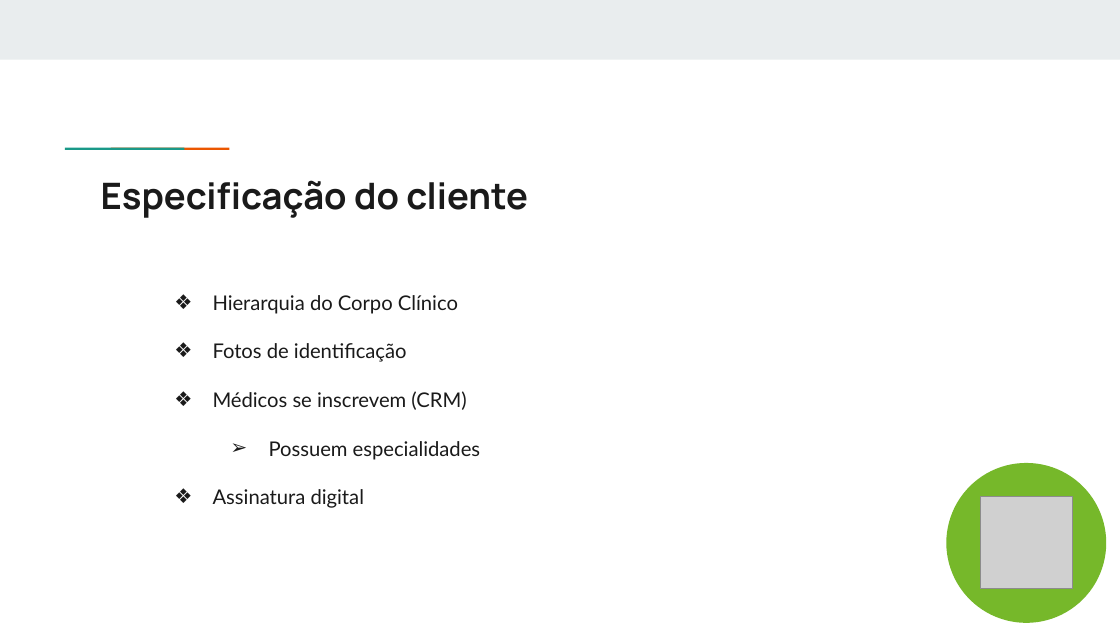
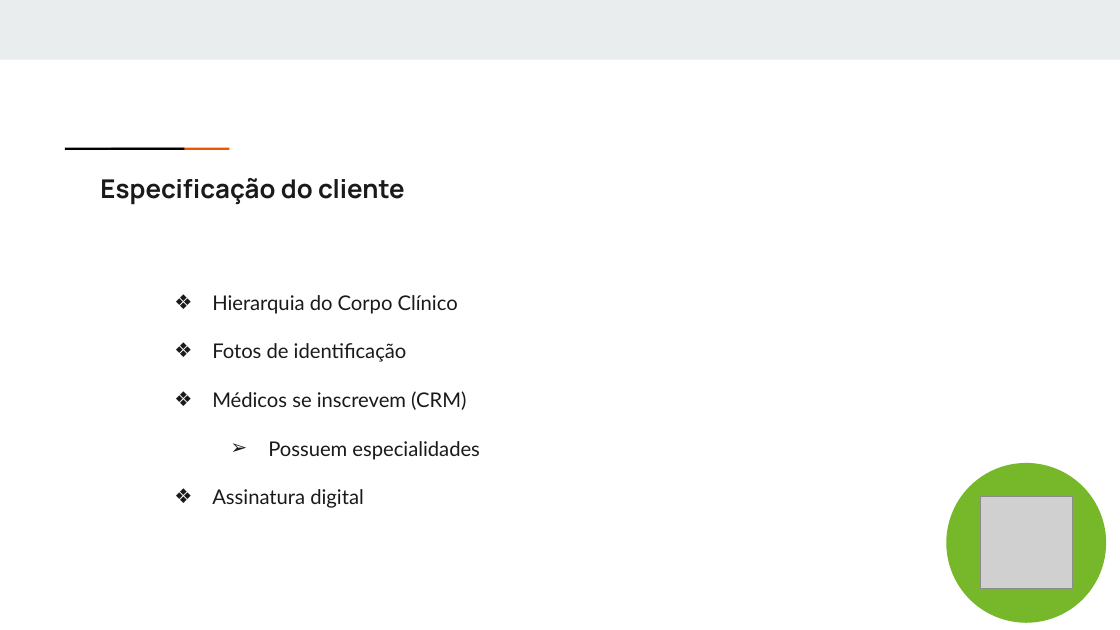
Before and after one commit to ICEI-PUC-Minas-PPLES-TI/plf-es-2021-2-ti4-0658100-corpoclinico, a slide deck: slide 5 of Divulgacao/Apresentacao/Sprint 05 - Apresentação Final.pptx. Drawn at 1120x630 pixels with LibreOffice and Linux fonts; fonts in the diff are those of the drawing; grey boxes stand for pictures. Boxes give left, top, right and bottom in pixels: in the first picture for what was removed or moved away, otherwise in the second. Text is boxed around its words. In the diff, an @@ line names an element or a change of style, - is before the commit and + after.

```diff
--- a/Divulgacao/Apresentacao/Sprint 05 - Apresentação Final.pptx
+++ b/Divulgacao/Apresentacao/Sprint 05 - Apresentação Final.pptx
@@ rectangle: place and size @@
-rectangle at <box>102,146,148,151</box>
+rectangle at <box>64,147,184,150</box>
@@ rectangle at <box>64,147,184,150</box>: fill #1A9988 to #000000 @@
@@ rectangle: place and size @@
-rectangle at <box>147,146,193,151</box>
+rectangle at <box>111,148,230,150</box>
@@ text "Especificação do cliente" at <box>100,178,405,205</box>: size 23.4 to 16.6 pt @@
```
Also in this commit, not shown: 8 other slides changed, 6 slides added, 5 slides removed, 1 other file.
